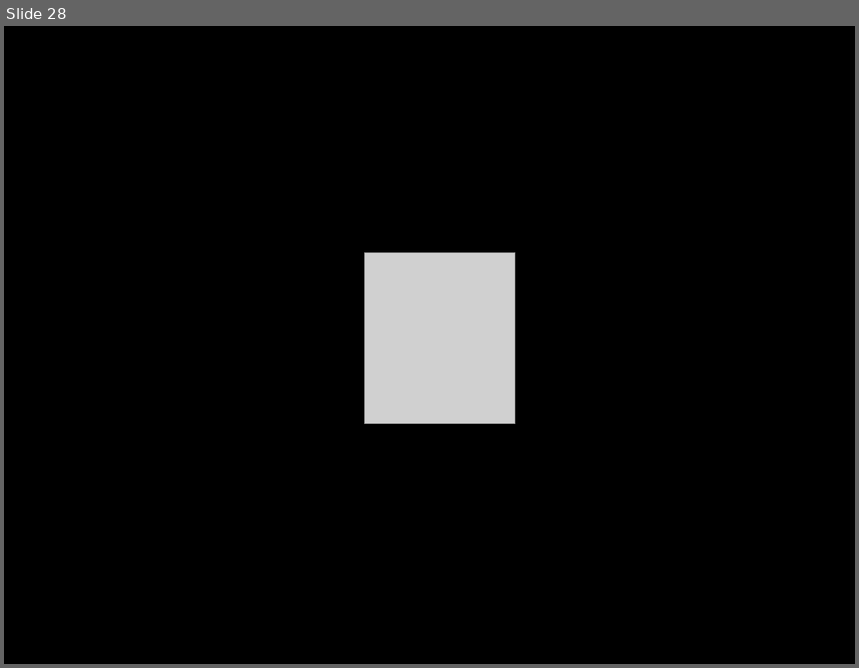
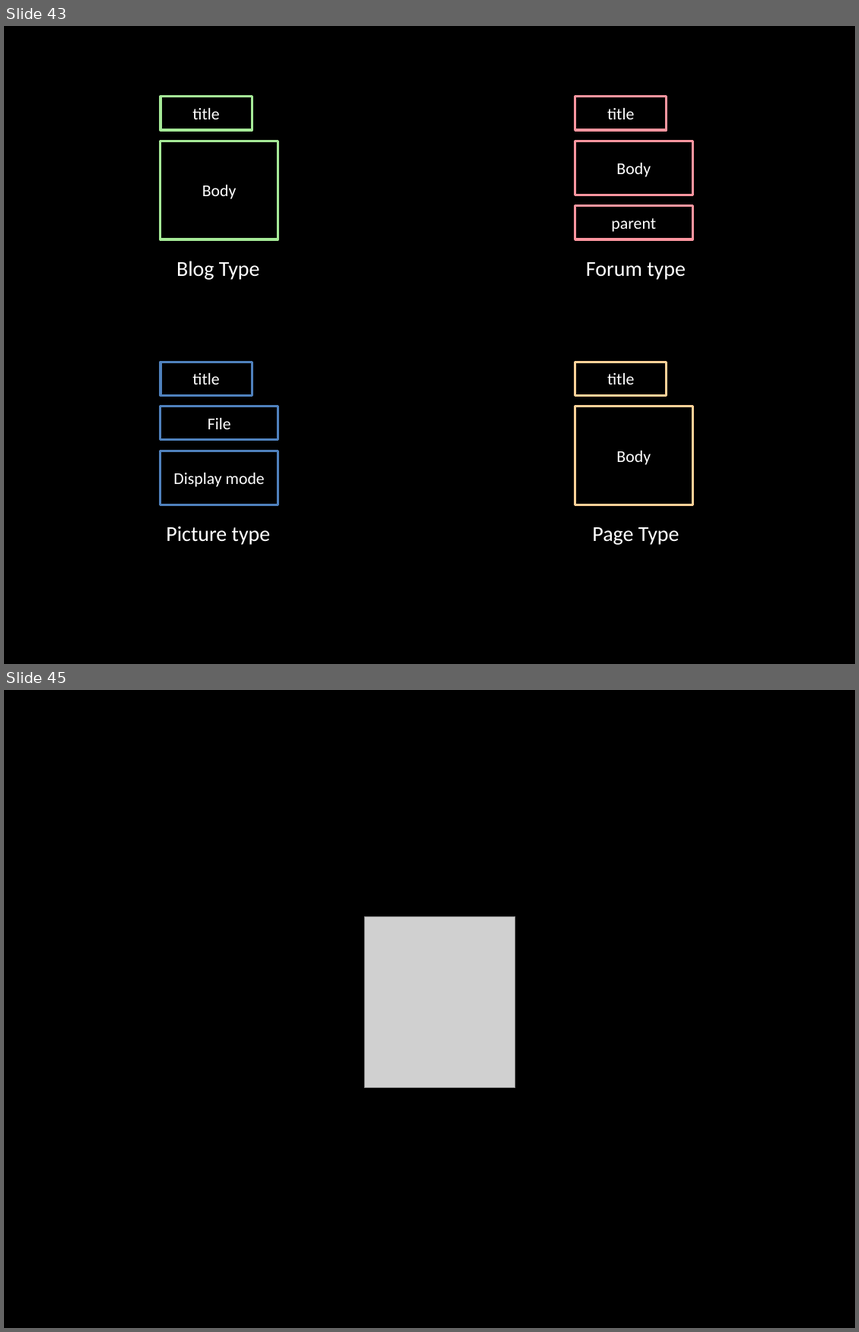
Before and after one commit to socketwench/introToContentTypes, a slide deck: src/introToContentTypes.pptx. Shown one above the other, each under a label of ours: slide 28 before the commit, slides 43 and 45 after it; the slides between them are not shown. The pictures are 859x668 and 859x1332 pixels, drawn with LibreOffice and Linux fonts; fonts in the diff are those of the drawing; grey boxes stand for pictures. Boxes give left, top, right and bottom in pixels: in the first picture for what was removed or moved away, otherwise in the second. Text is boxed around its words. In the diff, an @@ line names an element or a change of style, - is before the commit and + after.

```diff
--- a/src/introToContentTypes.pptx
+++ b/src/introToContentTypes.pptx
@@ slide 43 added at <box>4,26,855,664</box>, background #000000 @@
@@ rectangle added at <box>161,97,252,130</box>, outline #A5E997 2 pt, 14 pt, text #FFFFFF @@
+title
@@ rectangle added at <box>576,97,666,130</box>, outline #FB959F 2 pt, 14 pt, text #FFFFFF @@
+title
@@ rectangle added at <box>161,141,278,240</box>, outline #A5E997 2 pt, 14 pt, text #FFFFFF @@
+Body
@@ rectangle added at <box>576,141,693,195</box>, outline #FB959F 2 pt, 14 pt, text #FFFFFF @@
+Body
@@ rectangle added at <box>576,205,693,239</box>, outline #FB959F 2 pt, 14 pt, text #FFFFFF @@
+parent
@@ text added at <box>177,261,260,280</box>, 18 pt, text #FFFFFF @@
+Blog Type
@@ text added at <box>586,262,686,280</box>, 18 pt, text #FFFFFF @@
+Forum type
@@ rectangle added at <box>161,362,252,395</box>, outline #4F81BD 2 pt, 14 pt, text #FFFFFF @@
+title
@@ rectangle added at <box>576,362,666,395</box>, outline #FFD198 2 pt, 14 pt, text #FFFFFF @@
+title
@@ rectangle added at <box>161,407,278,439</box>, outline #4F81BD 2 pt, 14 pt, text #FFFFFF @@
+File
@@ rectangle added at <box>576,407,693,506</box>, outline #FFD198 2 pt, 14 pt, text #FFFFFF @@
+Body
@@ rectangle added at <box>161,451,278,504</box>, outline #4F81BD 2 pt, 14 pt, text #FFFFFF @@
+Display mode
@@ text added at <box>166,527,271,545</box>, 18 pt, text #FFFFFF @@
+Picture type
@@ text added at <box>592,528,680,545</box>, 18 pt, text #FFFFFF @@
+Page Type
@@ what was slide 28 is now slide 45 @@
```
Also in this commit, not shown: 4 slides changed, 16 other slides added, 1 slide removed, 17 other files.
